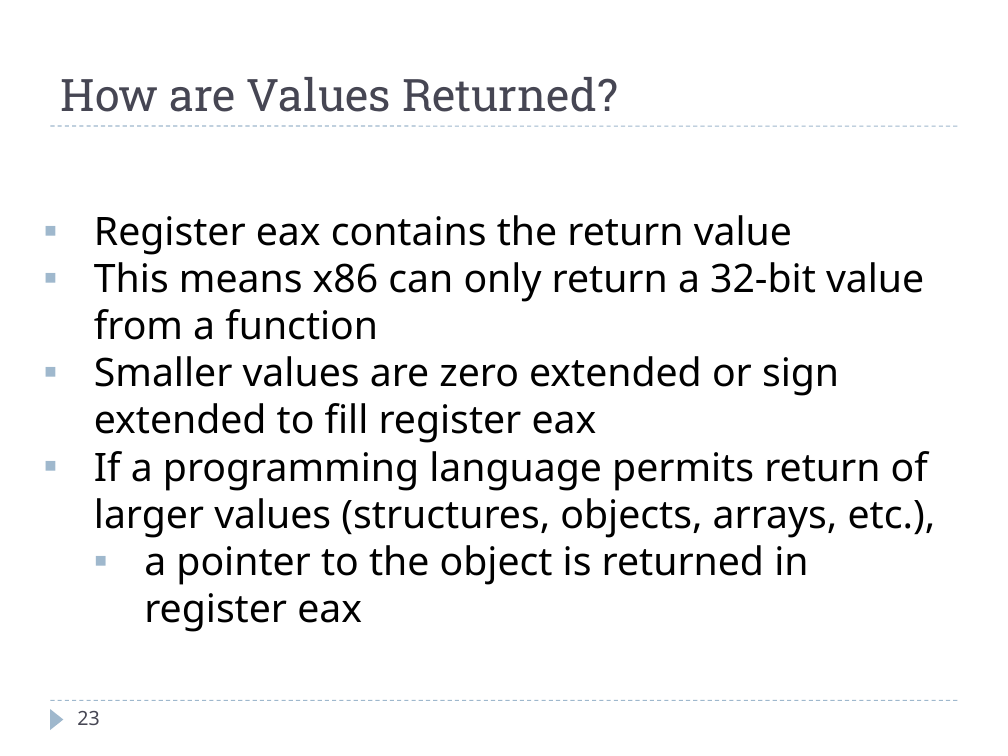
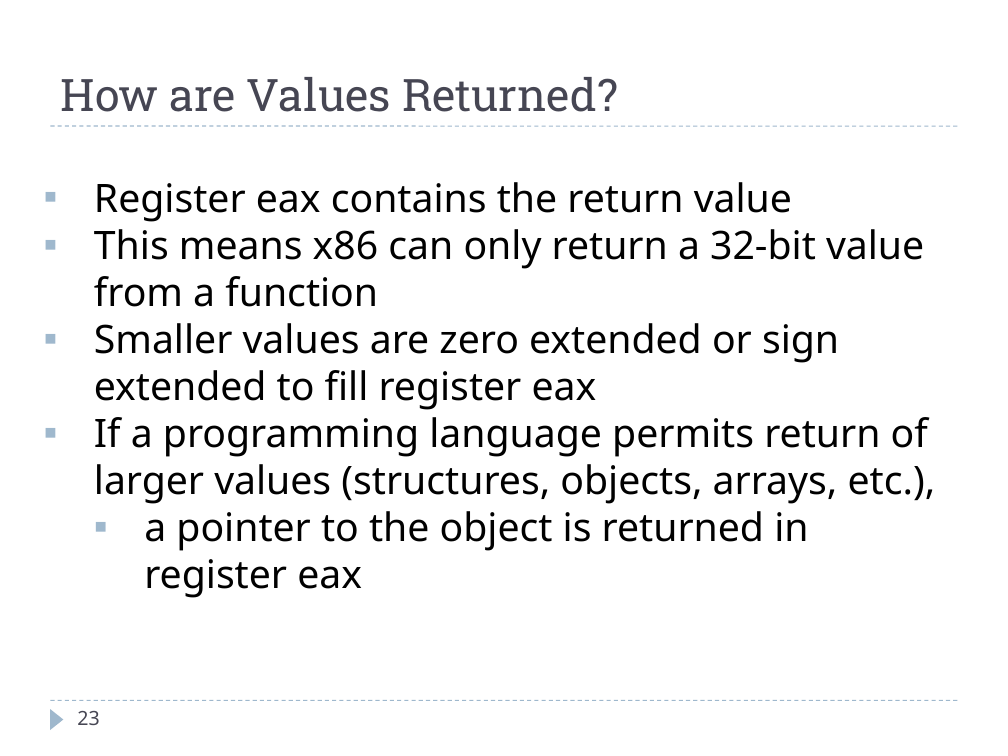
Before and after one commit to harrisonwl/harrisonwl.github.io, a slide deck: slide 23 of assets/courses/malware/spring2017/slides/week02/x86.pptx. Drawn at 1008x756 pixels with LibreOffice and Linux fonts; fonts in the diff are those of the drawing. Boxes give left, top, right and bottom in pixels: in the first picture for what was removed or moved away, otherwise in the second. Text is boxed around its words. In the diff, an @@ line names an element or a change of style, - is before the commit and + after.

```diff
--- a/assets/courses/malware/spring2017/slides/week02/x86.pptx
+++ b/assets/courses/malware/spring2017/slides/week02/x86.pptx
@@ text "Register eax contains the return ...": place and size @@
-text "Register eax contains the return ..." at (94,215,936,632)
+text "Register eax contains the return ..." at (94,182,936,598)
```
Also in this commit, not shown: 6 other slides changed, 12 other files.
